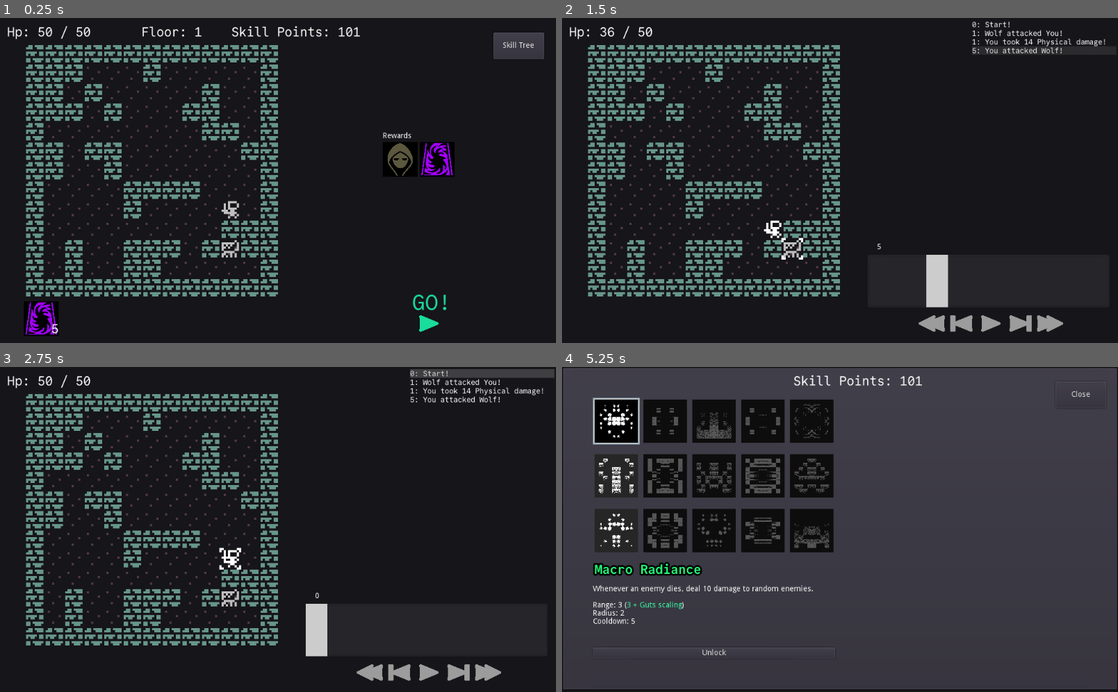
Above: before the commit, frames 1-4 (two rows, left to right).
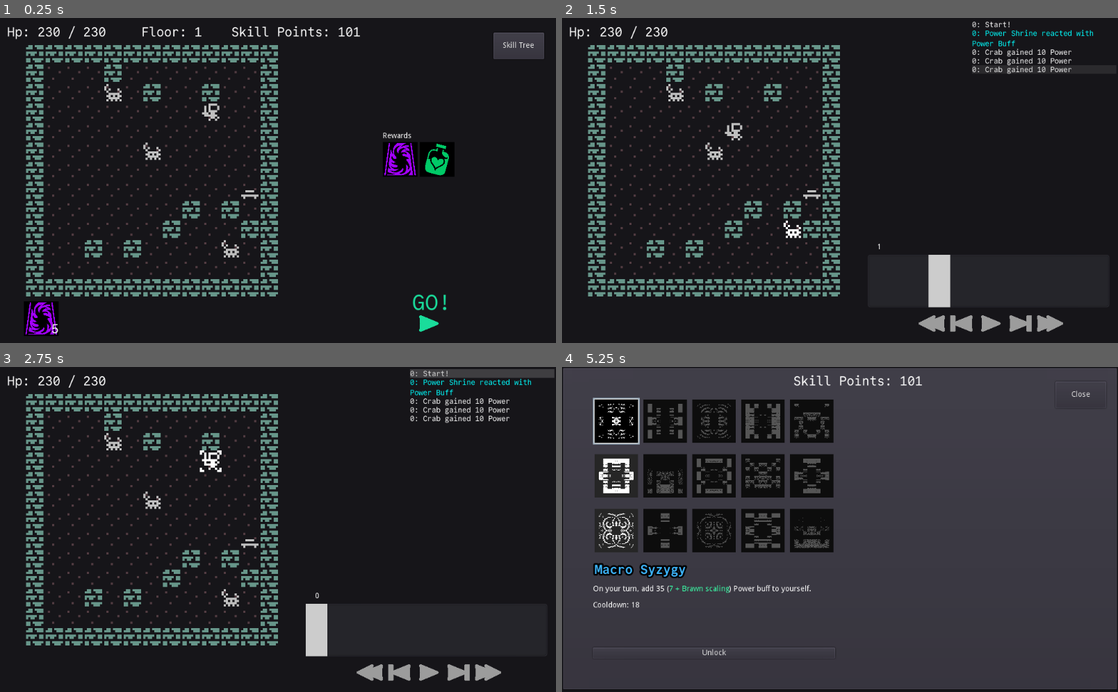
Above: after the commit, the same moments.

Repository: redxaxder/7DRL2024
Game: Godot game, scene res://main.tscn
The game is run twice, just before and just after one commit, with the same random seed, the same clock (stepped at 60 frames per second) and the same inputs.
Inputs (mouse positions are in pixels of both pictures, inside the frame that each line leads up to):
- Up to frame 1 (0.25 s): no input
- Up to frame 2 (1.5 s): click (990, 317) at 0.5 s; tap Enter (return) at 1.25 s; move the mouse to (840, 180) at 1.27 s; hold D (right) from 1.28 s (still down); hold Enter (return) from 1.28 s (still down); click (840, 180) at 1.42 s
- Up to frame 3 (2.75 s): release D (right) at 2 s; release Enter (return) at 2 s; click (483, 373) at 2.02 s
- Up to frame 4 (5.25 s): tap Space (toggle) at 2.75 s; move the mouse to (728, 545) at 2.77 s; hold S (down) 2.78-3.5 s; tap Enter (return) at 2.85 s; click (728, 545) at 2.92 s; click (1090, 672) at 3.5 s, where only the run before the commit has a clickable "RESTART"; click "Skill Tree" at 4.25 s; click (617, 422) at 5.02 s

The runs differ from the first frame. In frame 1, 5.4% of the frame differs, in the area x 6-82%, y 2-80%; in frame 2, 5.9%, in the area x 6-98%, y 2-90%; in frame 3, 5.6%; in frame 4, 5.3%.

Commit message:
random skills wip

Diff:
--- a/ViewSkillTree.tscn
+++ b/ViewSkillTree.tscn
@@ -38,6 +38,7 @@
 margin_right = 200.0
 margin_bottom = 73.0
 rect_clip_content = false
+mouse_filter = 1
 custom_fonts/normal_font = SubResource( 1 )
 fit_content_height = true
 
--- a/data/actor_types.gd
+++ b/data/actor_types.gd
@@ -43,7 +43,8 @@
 
 const STATS = {
 	Type.Player: {
-		"base": [10, 10, 10, 10, 10, 10],
+#		"base": [10, 10, 10, 10, 10, 10],
+		"base": [100, 100, 100, 100, 100, 100],
 		Stat.Kind.Health: 30,
 		 },
 	Type.Gazer: {
--- a/data/skills/Skill.gd
+++ b/data/skills/Skill.gd
@@ -164,7 +164,9 @@
 					act.ability_range = rolled
 				Ability.ModParam.Radius:
 					act.radius = ceil(float(rolled) /2)
-		if act.radius == 0:
+		if eff.targets == SkillsCore.Target.Self:
+			act.ability_range = 0
+		elif act.radius == 0:
 			act.ability_range += 1
 #			var mod = Ability.mod(mod_stat, mod_param, coeff)
 
--- a/data/skills/SkillTree.gd
+++ b/data/skills/SkillTree.gd
@@ -92,6 +92,28 @@
 
 # for automatic triggers: where does the effect get applied
 var trigger_aim = SkillsCore.TriggerAim.EventSource
+
+func random_skill_tree(rng_seed: int):
+	seed(rng_seed) # TODO: should use local rng here,
+	# but we're using global rng in dependencies right now
+	var rng = RandomNumberGenerator.new()
+	name = "" # TODO
+	skills = []
+	for i in numRows:
+		skills.append([])
+	rng.seed = rng_seed
+	for row in 3:
+		for column in 5:
+			if (row + column) % 2 == 0:
+				append_skill(
+					random_ability_skill(rng.randi()),
+					row
+				)
+			else:
+				append_skill(
+					random_bonus_skill(SkillName.generate_name(), rng.randi()), row
+					)
+
 func hand_rolled_skill_tree():
 	name = "Jack of All Trades"
 	skills = []
--- a/main.gd
+++ b/main.gd
@@ -91,7 +91,8 @@
 	gameover = false
 
 	skill_tree = SkillTree.new()
-	skill_tree.hand_rolled_skill_tree()
+#	skill_tree.hand_rolled_skill_tree()
+	skill_tree.random_skill_tree(1234)
 	get_node("%ViewSkillTree").set_skills(skill_tree)
 	player_stats = Actor.get_stat_block(Actor.Type.Player)
 	player_hp = player_stats.max_hp()
